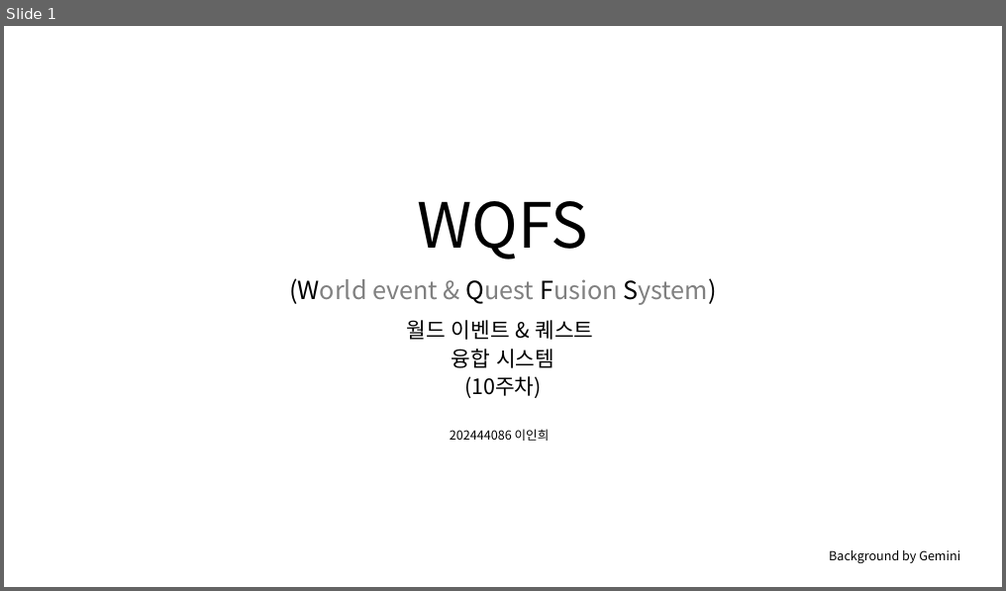
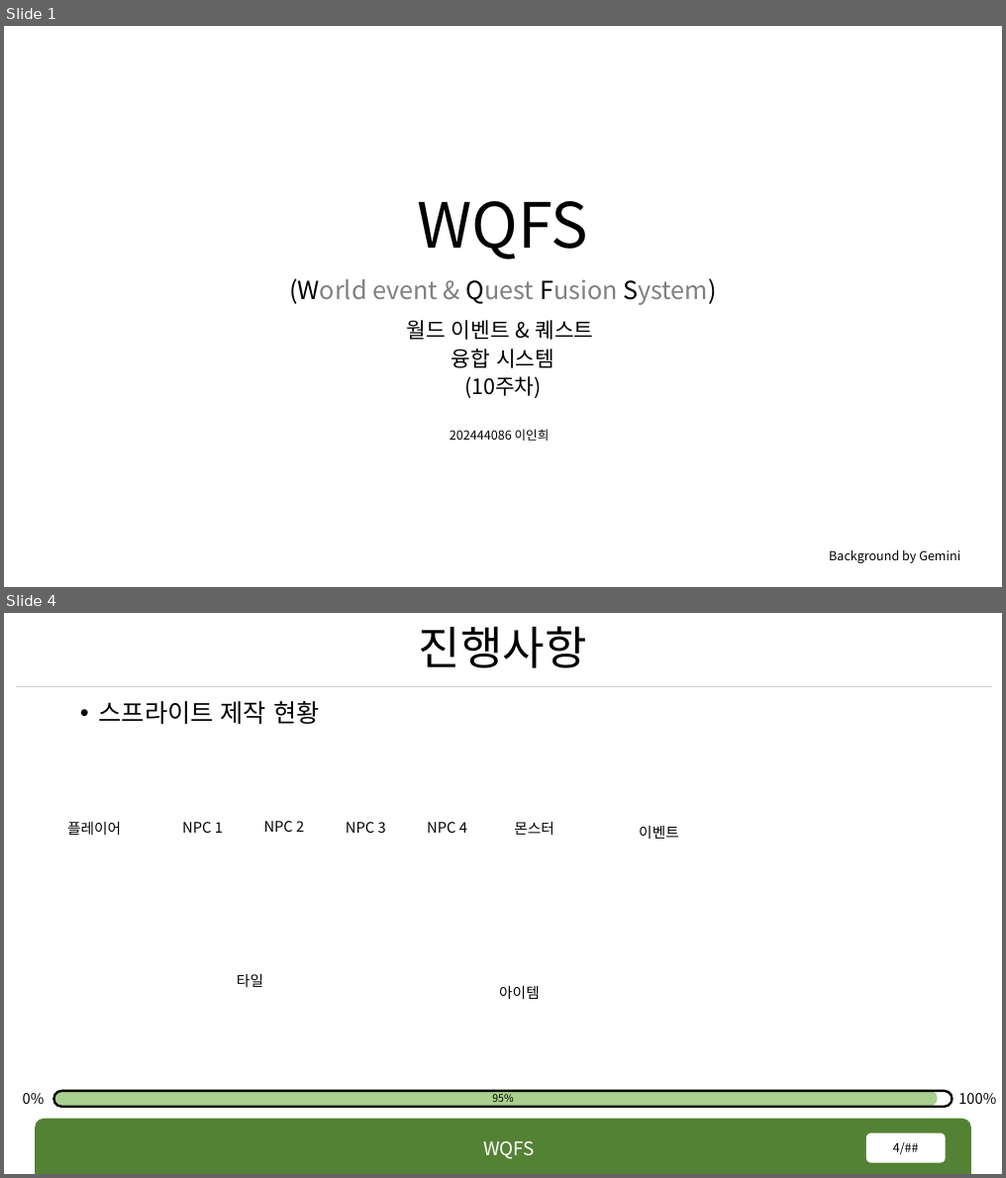
Before and after one commit to rennOobayashi/WQFS, a slide deck: WQFS.pptx. Shown one above the other, each under a label of ours: slide 1 before the commit, slides 1 and 4 after it; the slides between them are not shown. The pictures are 1006x591 and 1006x1178 pixels, drawn with LibreOffice and Linux fonts; fonts in the diff are those of the drawing; background and template pictures are left out. Boxes give left, top, right and bottom in pixels: in the first picture for what was removed or moved away, otherwise in the second. Text is boxed around its words. In the diff, an @@ line names an element or a change of style, - is before the commit and + after.

```diff
--- a/WQFS.pptx
+++ b/WQFS.pptx
@@ slide 4 added at (4,613,1002,1174), background #FFFFFF @@
@@ title added at (419,626,587,668), 44 pt, text #000000 @@
+진행사항
@@ line added from (16, 686) to (993, 686), #D0CECE 0.5 pt @@
@@ text added at (99,701,319,724), 24 pt, text #000000 @@
+• 스프라이트 제작 현황
@@ text added at (67,822,121,835), 14 pt, text #000000 @@
+플레이어
@@ text added at (182,822,223,833), 14 pt, text #000000 @@
+NPC 1
@@ text added at (264,821,304,832), 14 pt, text #000000 @@
+NPC 2
@@ text added at (346,822,386,833), 14 pt, text #000000 @@
+NPC 3
@@ text added at (427,822,467,833), 14 pt, text #000000 @@
+NPC 4
@@ text added at (514,822,554,835), 14 pt, text #000000 @@
+몬스터
@@ text added at (639,826,679,839), 14 pt, text #000000 @@
+이벤트
@@ text added at (237,974,263,987), 14 pt, text #000000 @@
+타일
@@ text added at (499,986,540,999), 14 pt, text #000000 @@
+아이템
@@ text added at (23,1093,45,1105), 14 pt, text #000000 @@
+0%
@@ rounded rectangle added at (54,1090,938,1106), fill #A9D18E @@
@@ rounded rectangle added at (54,1091,952,1107), outline #000000 2.25 pt @@
@@ text added at (492,1094,513,1106), 10 pt, text #000000 @@
+95%
@@ text added at (958,1093,996,1105), 14 pt, text #000000 @@
+100%
@@ round same rect added at (35,1119,971,1174), fill #548235 @@
@@ text added at (483,1142,535,1159), 18 pt, text #FFFFFF @@
+WQFS
@@ page number added at (866,1134,945,1163), fill #FFFFFF, 12 pt, text #000000 @@
+4/##
```
Also in this commit, not shown: 3 slides changed, 8 slides removed, 23 other files.
